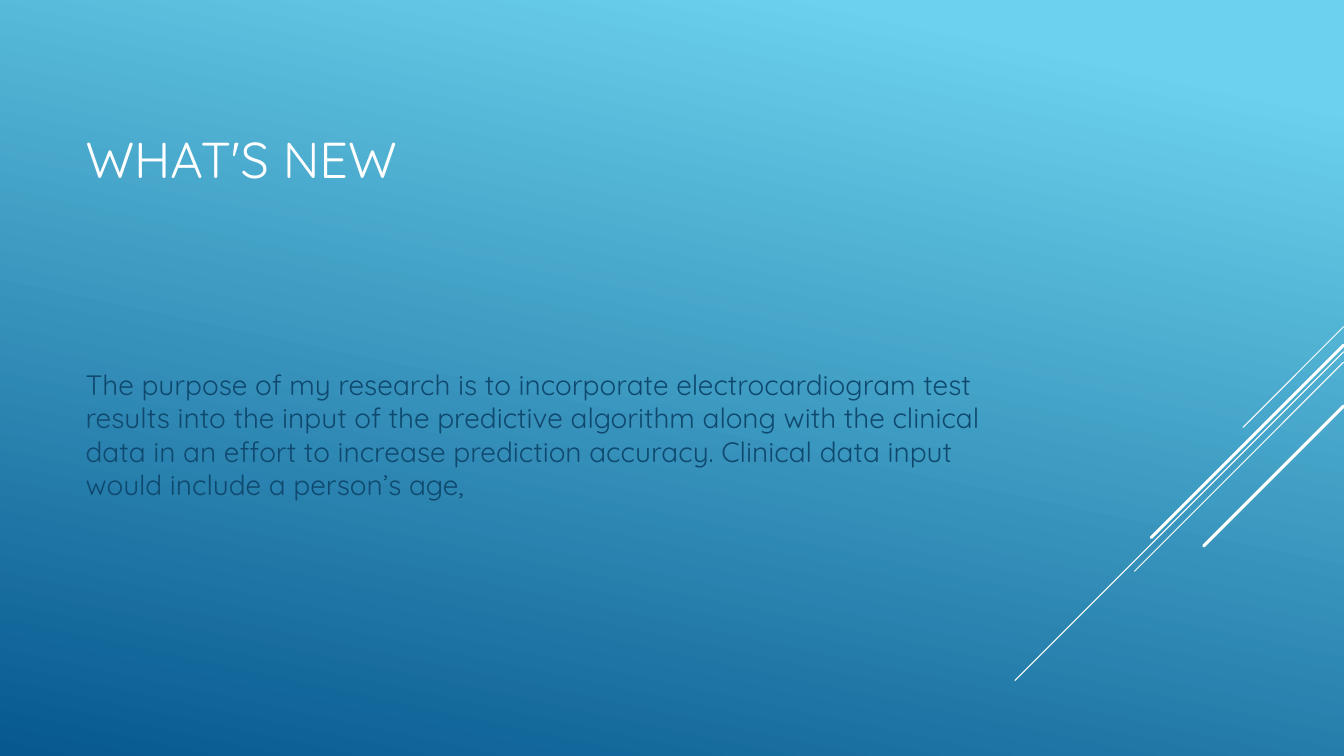
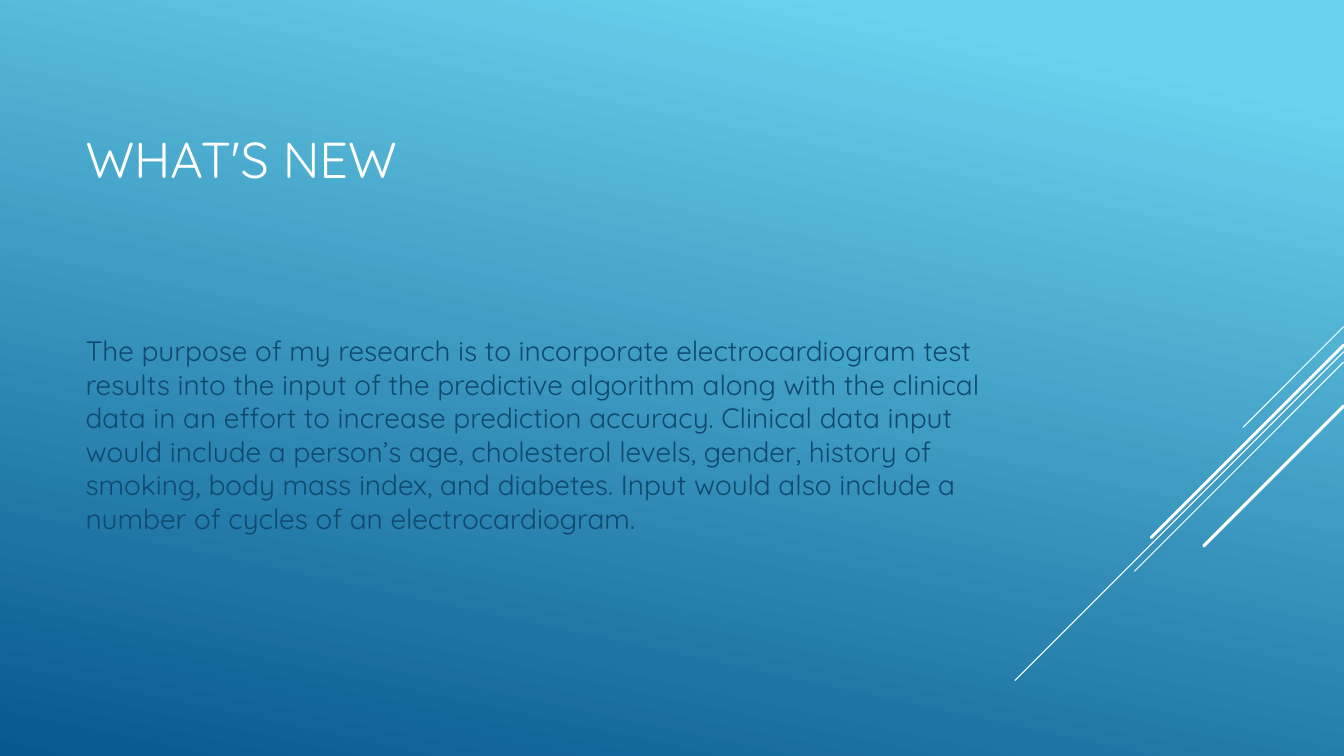
Before and after one commit to jeffreybailey24/Coursera-Notebooks, a slide deck: slide 6 of Preproposal presentation.pptx. Drawn at 1344x756 pixels with LibreOffice and Linux fonts; fonts in the diff are those of the drawing. Boxes give left, top, right and bottom in pixels: in the first picture for what was removed or moved away, otherwise in the second. Text is boxed around its words. In the diff, an @@ line names an element or a change of style, - is before the commit and + after.

```diff
--- a/Preproposal presentation.pptx
+++ b/Preproposal presentation.pptx
@@ text at (86, 340, 980, 534): text changed @@
-The purpose of my research is to incorporate electrocardiogram test results into the input of the predictive algorithm along with the clinical data in an effort to increase prediction accuracy. Clinical data input would include a person’s age,
+The purpose of my research is to incorporate electrocardiogram test results into the input of the predictive algorithm along with the clinical data in an effort to increase prediction accuracy. Clinical data input would include a person’s age, cholesterol levels, gender, history of smoking, body mass index, and diabetes. Input would also include a number of cycles of an electrocardiogram.
```
Also in this commit, not shown: 2 other slides changed.
